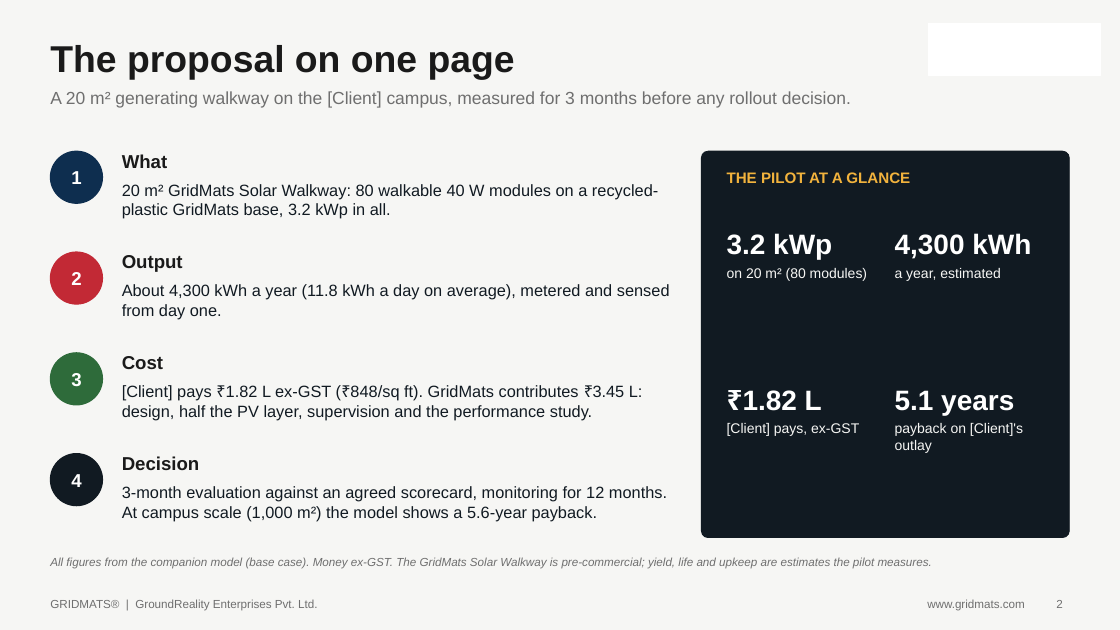
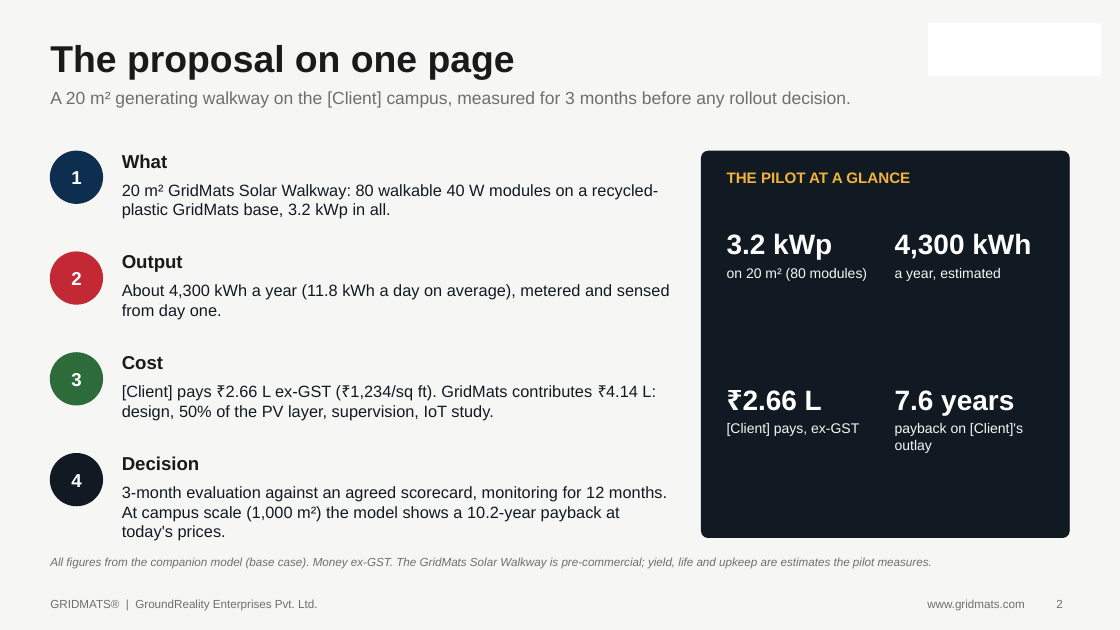
Before and after one commit to bprathap79/gridmats-monitor, a slide deck: slide 2 of solar-walkway-template/output/template/GridMats_Solar_Walkway_Proposal_TEMPLATE.pptx. Drawn at 1120x630 pixels with LibreOffice and Linux fonts; fonts in the diff are those of the drawing; background and template pictures are left out. Boxes give left, top, right and bottom in pixels: in the first picture for what was removed or moved away, otherwise in the second. Text is boxed around its words. In the diff, an @@ line names an element or a change of style, - is before the commit and + after.

```diff
--- a/solar-walkway-template/output/template/GridMats_Solar_Walkway_Proposal_TEMPLATE.pptx
+++ b/solar-walkway-template/output/template/GridMats_Solar_Walkway_Proposal_TEMPLATE.pptx
@@ text at [122, 385, 656, 421]: text changed @@
-[Client] pays ₹1.82 L ex-GST (₹848/sq ft). GridMats contributes ₹3.45 L: design, half the PV layer, supervision and the performance study.
+[Client] pays ₹2.66 L ex-GST (₹1,234/sq ft). GridMats contributes ₹4.14 L: design, 50% of the PV layer, supervision, IoT study.
@@ text at [743, 390, 822, 411]: text changed @@
-₹1.82 L
+₹2.66 L
@@ text at [895, 390, 1014, 415]: text changed @@
-5.1 years
+7.6 years
@@ text at [122, 486, 667, 541]: text changed @@
-3-month evaluation against an agreed scorecard, monitoring for 12 months. At campus scale (1,000 m²) the model shows a 5.6-year payback.
+3-month evaluation against an agreed scorecard, monitoring for 12 months. At campus scale (1,000 m²) the model shows a 10.2-year payback at today's prices.
```
Also in this commit, not shown: 8 other slides changed, 9 other files.
